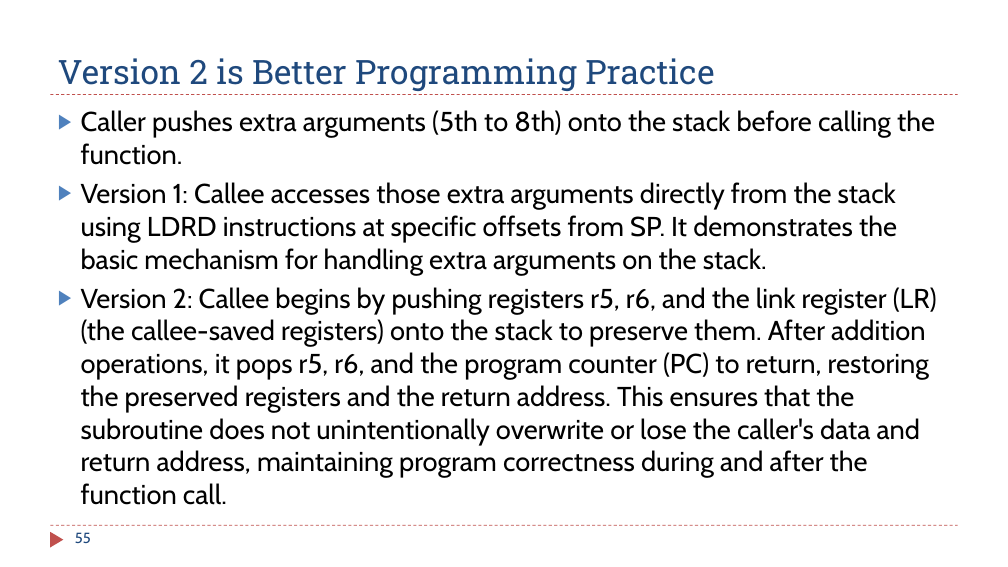
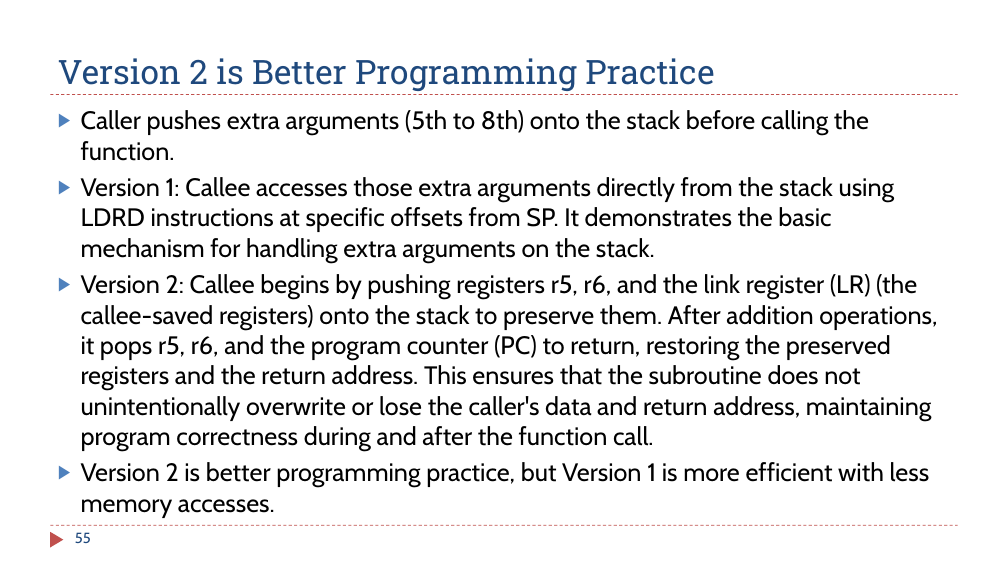
Before and after one commit to guhofstra/CSC111Sp26, a slide deck: slide 55 of PPTs/Ch8_ARM_Subroutines_2_Stack_Preserve_Environment.pptx. Drawn at 1008x567 pixels with LibreOffice and Linux fonts; fonts in the diff are those of the drawing. Boxes give left, top, right and bottom in pixels: in the first picture for what was removed or moved away, otherwise in the second. Text is boxed around its words. In the diff, an @@ line names an element or a change of style, - is before the commit and + after.

```diff
--- a/PPTs/Ch8_ARM_Subroutines_2_Stack_Preserve_Environment.pptx
+++ b/PPTs/Ch8_ARM_Subroutines_2_Stack_Preserve_Environment.pptx
@@ text at (81,110,937,451): size 26 to 24.1 pt in "Caller pushes extra arguments (5th to 8th) ...", "Version 1: Callee accesses those extra arguments ...", "Version 2: Callee begins by pushing registers ..." @@
@@ text at (81,462,930,518): paragraph added @@
+▶ Version 2 is better programming practice, but Version 1 is more efficient with less memory accesses.
```
Also in this commit, not shown: 3 other slides changed, 11 other files.
